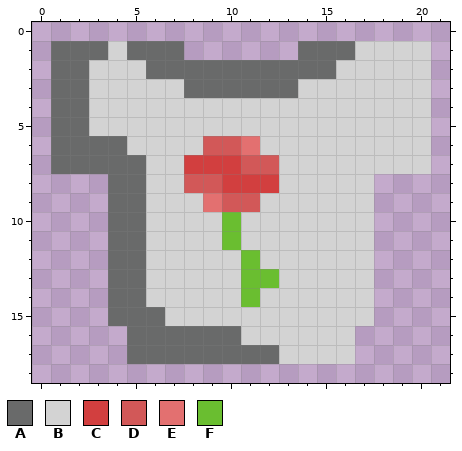
Edited in one commit: pixel-art file (AspriteAssets/Shirt Rose.aseprite). The picture above is the old version.
22x19 pixels, 1 frame.
Palette (. is transparent): A #696a6a  B #d3d3d3  C #d23f3f  D #d25858  E #e37070  F #6abe30
Pixels before, first column x 1:
 1 AAABAAA......AAABBBB
 2 AABBBAAAAAAAAAABBBBB
 3 AABBBBBAAAAAABBBBBBB
 4 AABBBBBBBBBBBBBBBBBB
 5 AABBBBBBBBBBBBBBBBBB
 6 AAAABBBBDDEBBBBBBBBB
 7 AAAAABBCCCDDBBBBBBBB
 8 ...AABBDDCCCBBBBB...
 9 ...AABBBEDDBBBBBB...
10 ...AABBBBFBBBBBBB...
11 ...AABBBBFBBBBBBB...
12 ...AABBBBBFBBBBBB...
13 ...AABBBBBFFBBBBB...
14 ...AABBBBBFBBBBBB...
15 ...AAABBBBBBBBBBB...
16 ....AAAAAABBBBBB....
17 ....AAAAAAAABBBB....
The result:
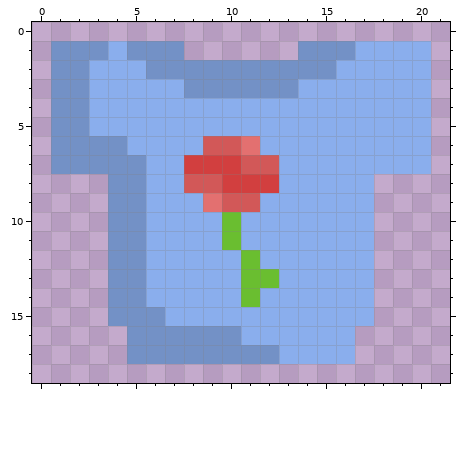
Difference:
colour A: #696a6a -> #7391c6
colour B: #d3d3d3 -> #8aaeed
Boxes around the changes in both pictures, in picture pixels (x1, y1, x2, y2):
changed: (51, 41, 431, 364)
